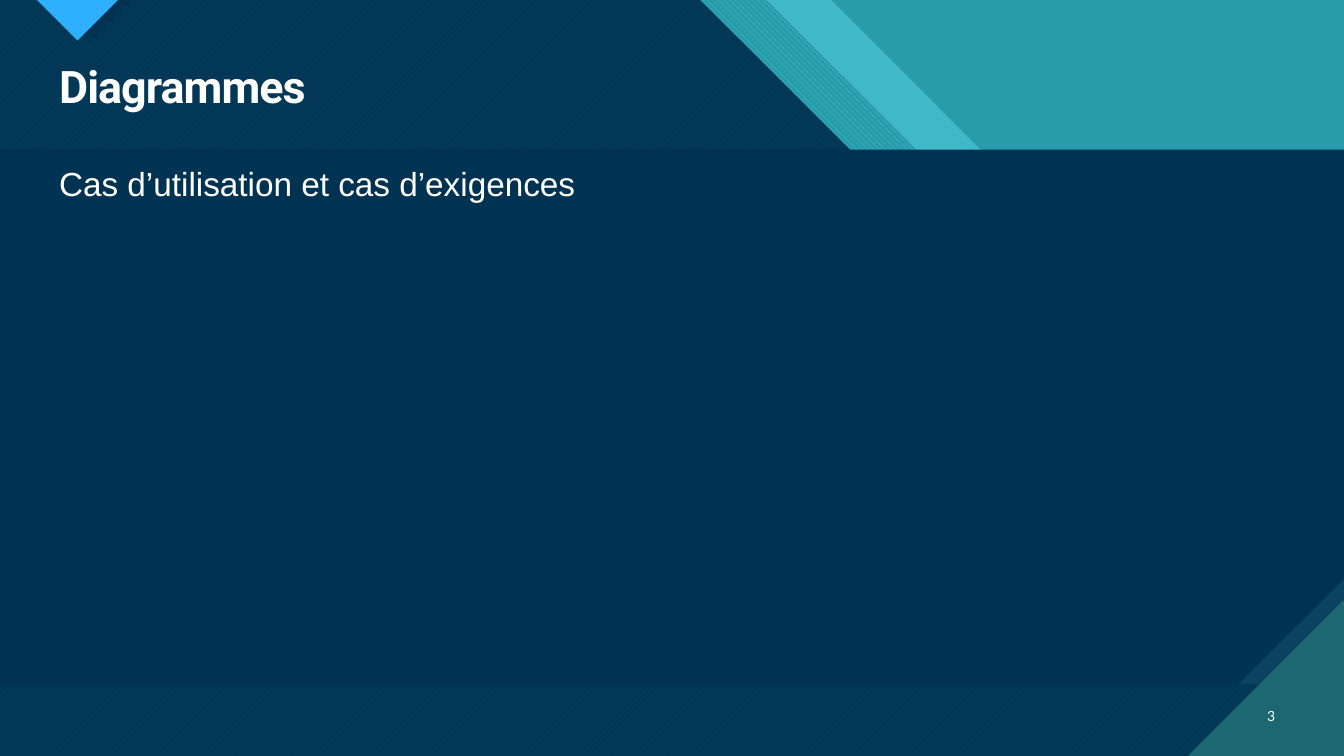
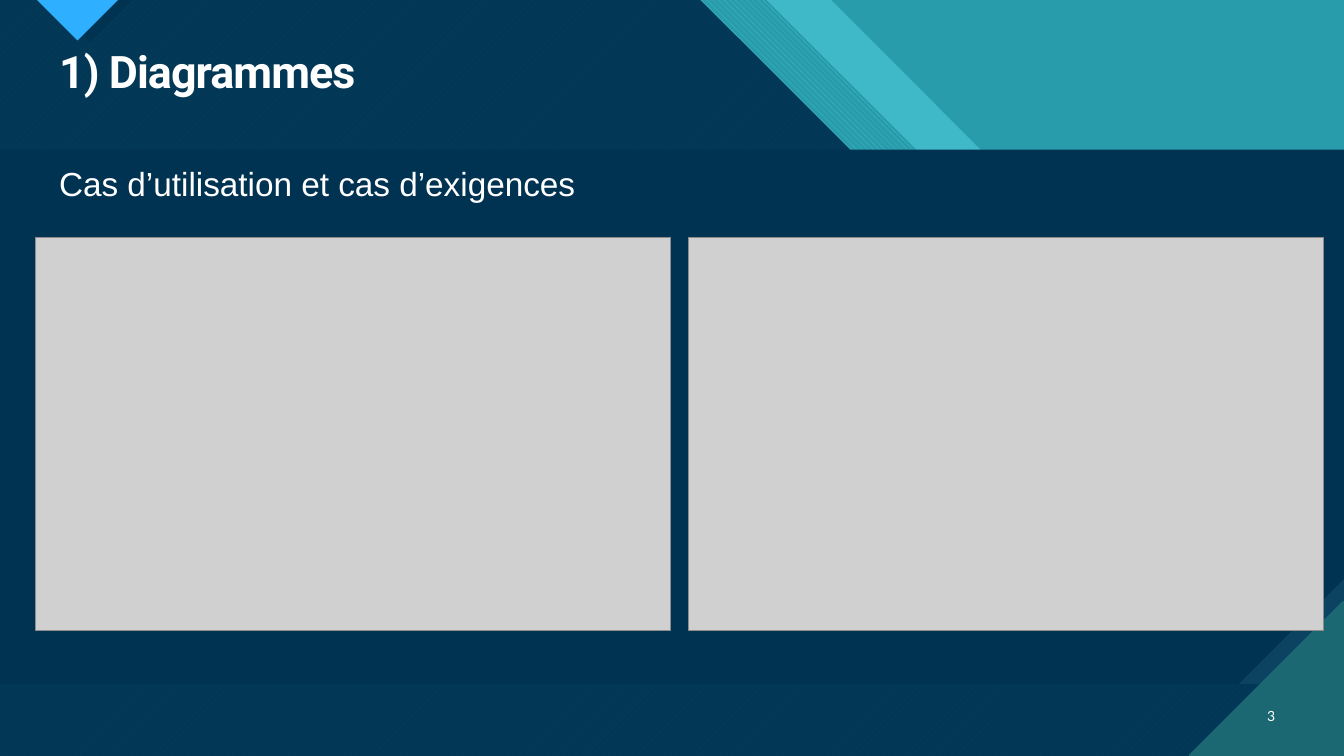
Before and after one commit to m4mchlk-svg/Projet-Pico-Centrale-Hydro-l-ctrique-BTS-CIEL-2nd, a slide deck: slide 3 of Rapport de PROJET/Présentation de Projet.pptx. Drawn at 1344x756 pixels with LibreOffice and Linux fonts; fonts in the diff are those of the drawing; grey boxes stand for pictures. Boxes give left, top, right and bottom in pixels: in the first picture for what was removed or moved away, otherwise in the second. Text is boxed around its words. In the diff, an @@ line names an element or a change of style, - is before the commit and + after.

```diff
--- a/Rapport de PROJET/Présentation de Projet.pptx
+++ b/Rapport de PROJET/Présentation de Projet.pptx
@@ title at (x1=59, y1=53, x2=356, y2=98): text changed @@
-Diagrammes
+1) Diagrammes
@@ picture added at (x1=35, y1=238, x2=670, y2=631) @@
@@ picture added at (x1=689, y1=237, x2=1324, y2=630) @@
```
Also in this commit, not shown: 2 slides added.
